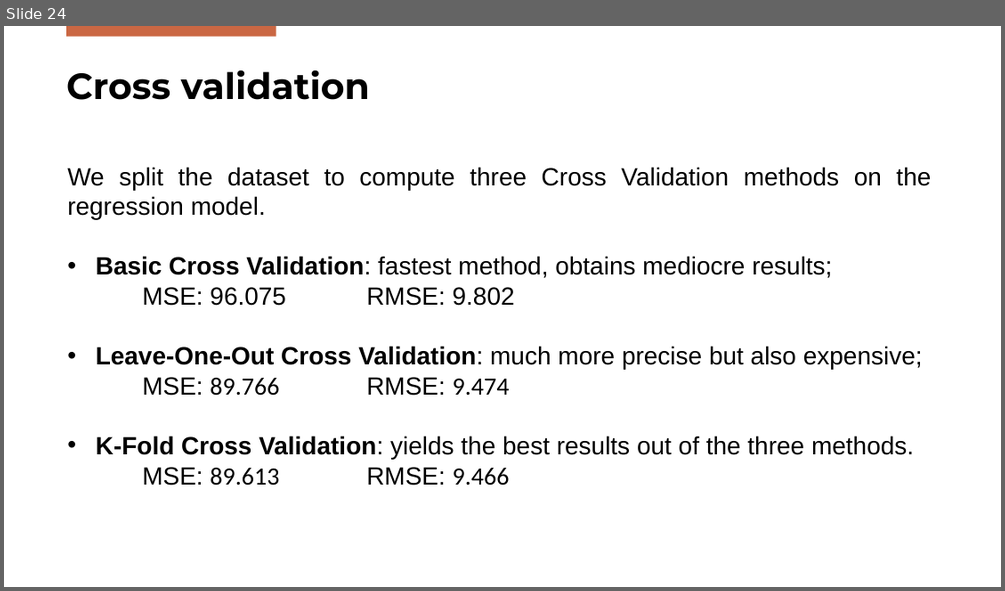
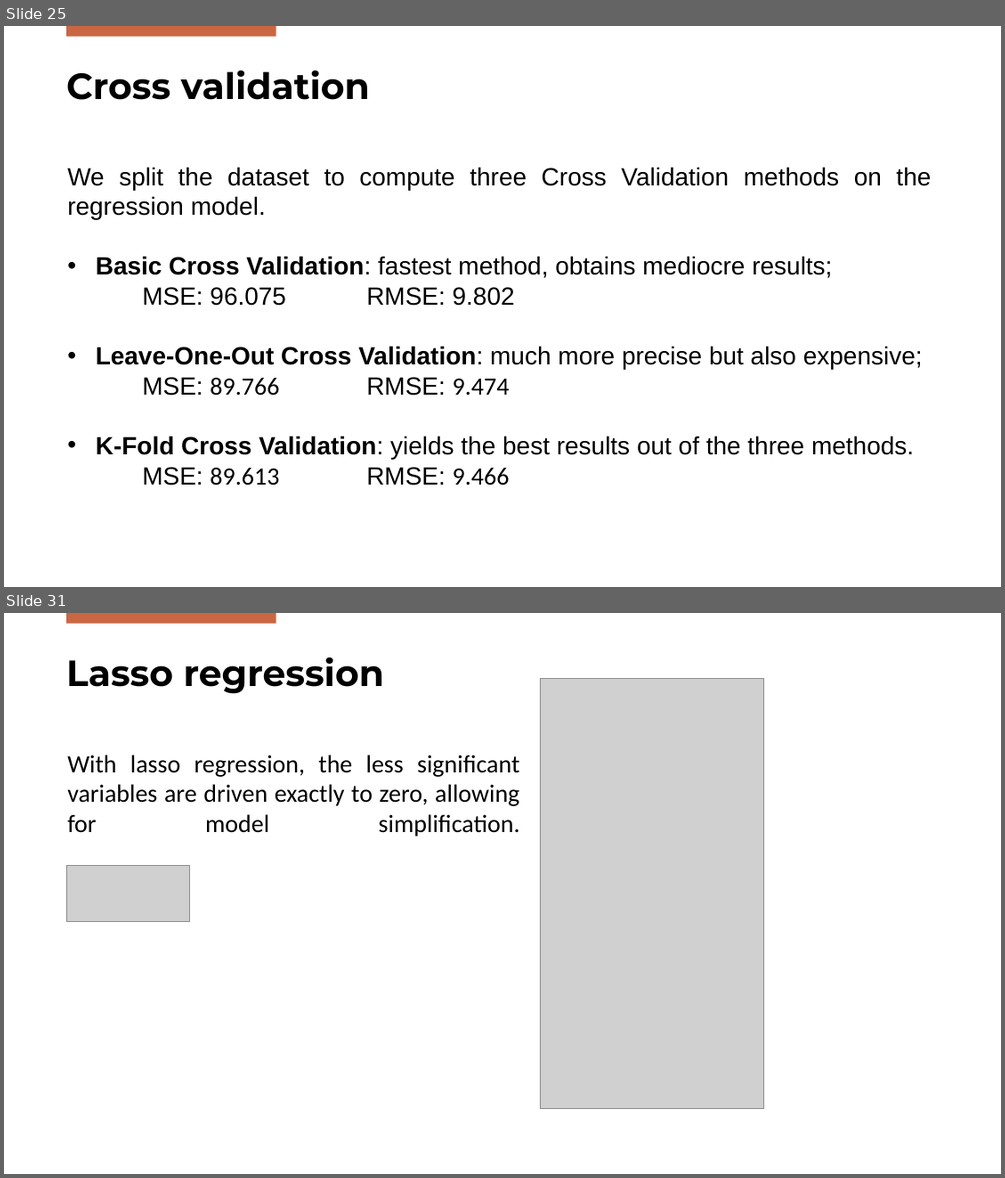
Before and after one commit to DanieleGotti/Food_Delivery_Time_Prediction, a slide deck: Presentazione_Gotti_Mazzoleni.pptx. Shown one above the other, each under a label of ours: slide 24 before the commit, slides 25 and 31 after it; the slides between them are not shown. The pictures are 1005x591 and 1005x1178 pixels, drawn with LibreOffice and Linux fonts; fonts in the diff are those of the drawing; grey boxes stand for pictures; background and template pictures are left out. Boxes give left, top, right and bottom in pixels: in the first picture for what was removed or moved away, otherwise in the second. Text is boxed around its words. In the diff, an @@ line names an element or a change of style, - is before the commit and + after.

```diff
--- a/Presentazione_Gotti_Mazzoleni.pptx
+++ b/Presentazione_Gotti_Mazzoleni.pptx
@@ slide 31 added at [4, 613, 1001, 1174], background #FFFFFF; not listed: 1 template element that a slide beside it also shows @@
@@ title added at [66, 657, 384, 694], 35 pt, text #000000, bold @@
+Lasso regression
@@ picture added at [540, 678, 764, 1108] @@
@@ text added at [67, 755, 520, 836], 24 pt, text #000000 @@
+With lasso regression, the less significant variables are driven exactly to zero, allowing for model simplification.
@@ picture added at [66, 866, 189, 922] @@
@@ what was slide 24 is now slide 25 @@
```
Also in this commit, not shown: 2 slides changed, 9 other slides added, 19 other files.
